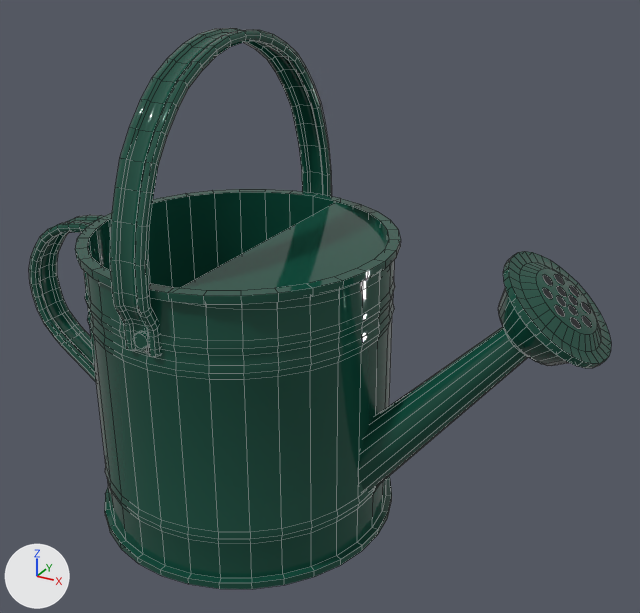
Before and after pictures for a commit that changed the FBX model Assets/Meshes/WateringCan.fbx.
Before and after are seen from a 50 mm lens placed at (1.109, -1.63, 1.395), pointed at (0.191, 0.039, 0.561). Every picture has the same lights, and +X, +Y and +Z are marked at lower left. Mesh edges are drawn as thin lines. Where no turn or scale is listed for an object, it has been applied to the vertices. Vertices at the same position are counted once.

The first picture shows 'WateringCan'.
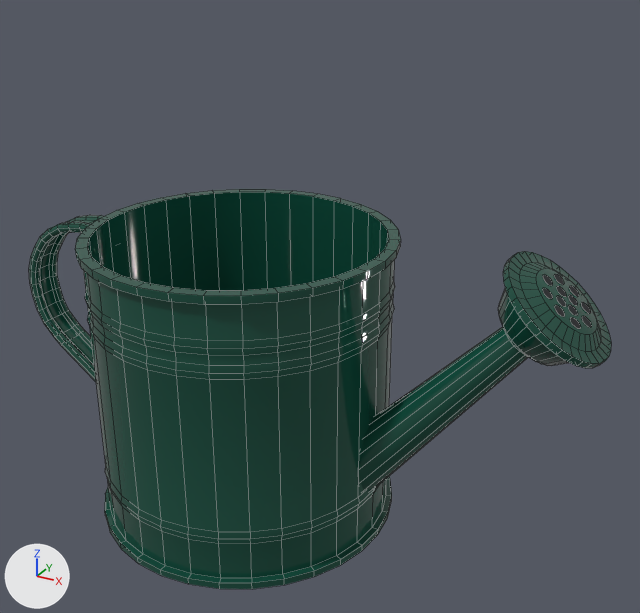
The newer file is also rescaled (x1.4) as a whole; pictures and numbers use the older file's frame.

Where the change shows, as pixel boxes (x1, y1, x2, y2) in the pictures (640 x 613 px):
'WateringCan', reshaped (29% shorter): before (29, 28, 611, 589); after (29, 189, 611, 589)
part 1 of me_cylinder_003, deleted (green): before (110, 28, 332, 357)
part 2 of me_cylinder_003, deleted: before (134, 332, 149, 349)
part 3 of me_cylinder_003, deleted (green): before (181, 202, 387, 291)

Diff of the bpy script that builds the scene:
```diff
--- a/Assets/Meshes/WateringCan.fbx.py
+++ b/Assets/Meshes/WateringCan.fbx.py
@@ me_cylinder_003 @@
 me_cylinder_003.from_pydata(...)  # 1854 vertices, 1625 faces; spans x -0.67..0.86, y -0.39..0.39, z 0.0..1.18
 # used by ob_wateringcan; location = (0.0, 0.0, 0.0)
+# me_cylinder_003 part 1: the loose piece of 518 vertices spanning x -0.05..0.04, y -0.39..0.39, z 0.57..1.18 is deleted
+# me_cylinder_003 part 2: the loose piece of 32 vertices spanning x -0.02..0.01, y -0.37..-0.36, z 0.58..0.62 is deleted
+# me_cylinder_003 part 3: the loose piece of 30 vertices spanning x 0.07..0.36, y -0.35..0.35, z 0.67..0.72 is deleted
 me_cylinder_003.materials.append(mat_material_013)
```
